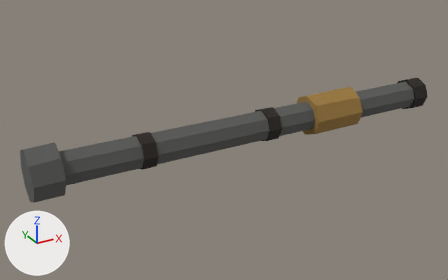
One commit to the glTF model game/public/models/wbar_tank.glb: the scene before it, then after it.
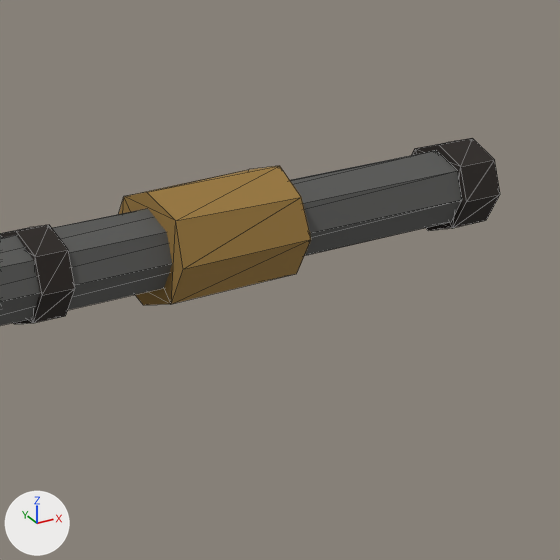
Old and new are each drawn whole from a 50 mm lens placed at (-0.359, -2.209, 1.073), pointed at (0.879, 0.04, -0.051) and again close up on the part from 57% to 100% of the width and 11% to 79% of the height. Lighting does not change. The marker at lower left points along +X, +Y and +Z. The last two pictures show the newer version. The close-ups show mesh edges as thin lines. Vertices at exactly the same position are counted once.

Objects in the first close-up: 'wbar_tank'.
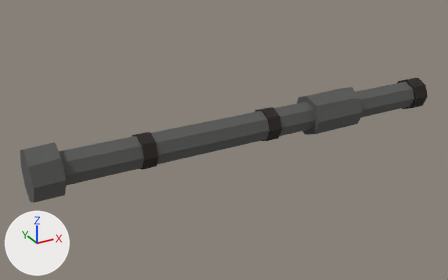
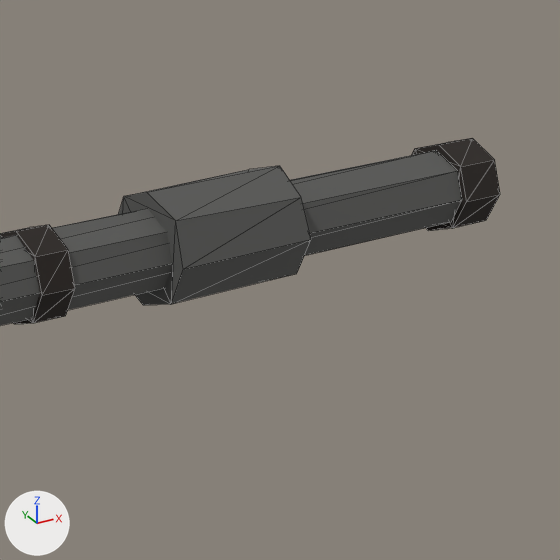
Edits to the bpy script that builds the scene:
```text
Change me_cylinder:
    where me_cylinder.from_pydata(...)  # 96 vertices, 168 faces; spans x 0.0..2.0, y -0.11..0.11, z -0.11..0.11
    used by ob_wbar_tank; location = (0.0, 0.0, 0.0)
    me_cylinder part 1: the loose piece of 16 vertices spanning x 0.45..0.51, y -0.08..0.08, z -0.08..0.08 is scaled about its middle by (4.34, 1.27, 1.28), then moved by (0.95, 0.0, 0.0)
    me_cylinder part 2: the loose piece of 16 vertices spanning x 1.3..1.56, y -0.1..0.1, z -0.1..0.1 is scaled about its middle by (0.307, 0.804, 0.803), then moved by (0.53, 0.0, 0.0)
    me_cylinder part 3: all 28 faces centred in x 0.45..0.51, y -0.07..0.07, z -0.07..0.07 switch from mat_dark (black #2a2420) to mat_metal (dark grey #5a5a58)
    me_cylinder part 4: all 28 faces that had it switch from mat_paint (brown #9c7a3e) to mat_dark (black #2a2420)
```

Pixel boxes (x1, y1, x2, y2) of what changed, in the close-ups (560 x 560 px; the box of a moved part takes in the faces that stretch with it):
'wbar_tank', reshaped, recoloured (brown to dark grey)
    both: (0, 138, 500, 326)
part 1 of me_cylinder, moved or reshaped (not visible before)
    after: (119, 166, 311, 305)
part 2 of me_cylinder, moved or reshaped
    before: (119, 166, 311, 305)
    after: (412, 138, 500, 231)
part 3 of me_cylinder, recoloured
    after: (119, 166, 311, 305)
part 4 of me_cylinder, recoloured
    before: (119, 166, 311, 305)
    after: (412, 138, 500, 231)
